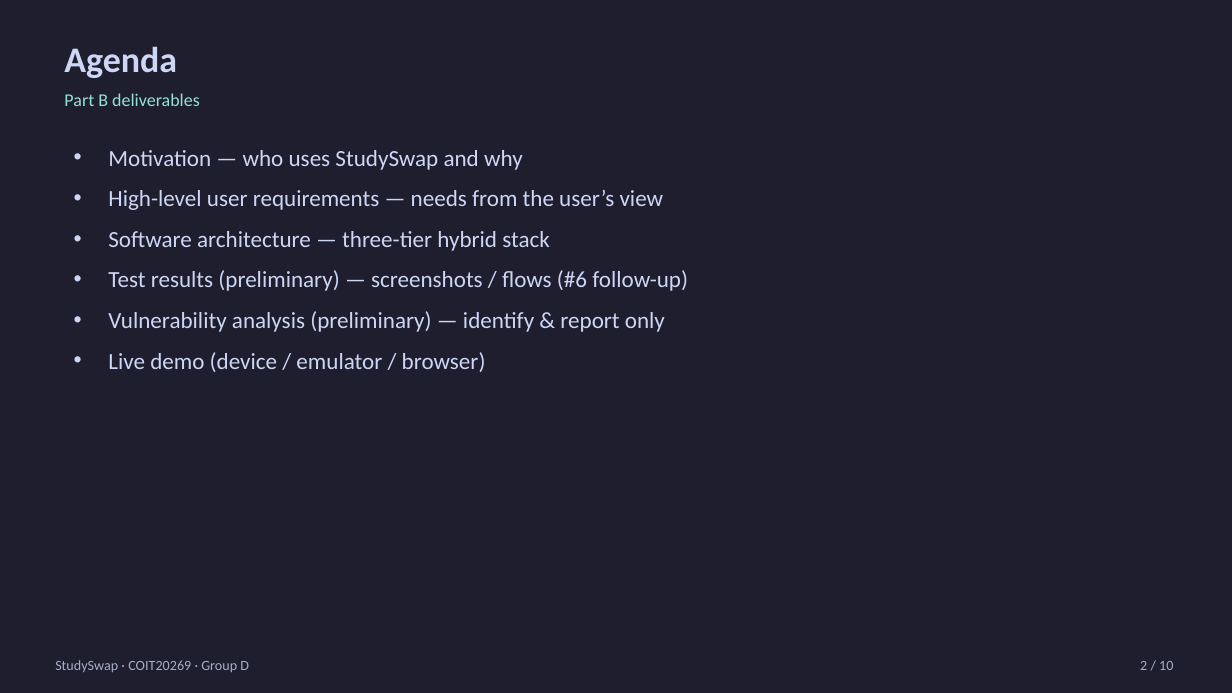
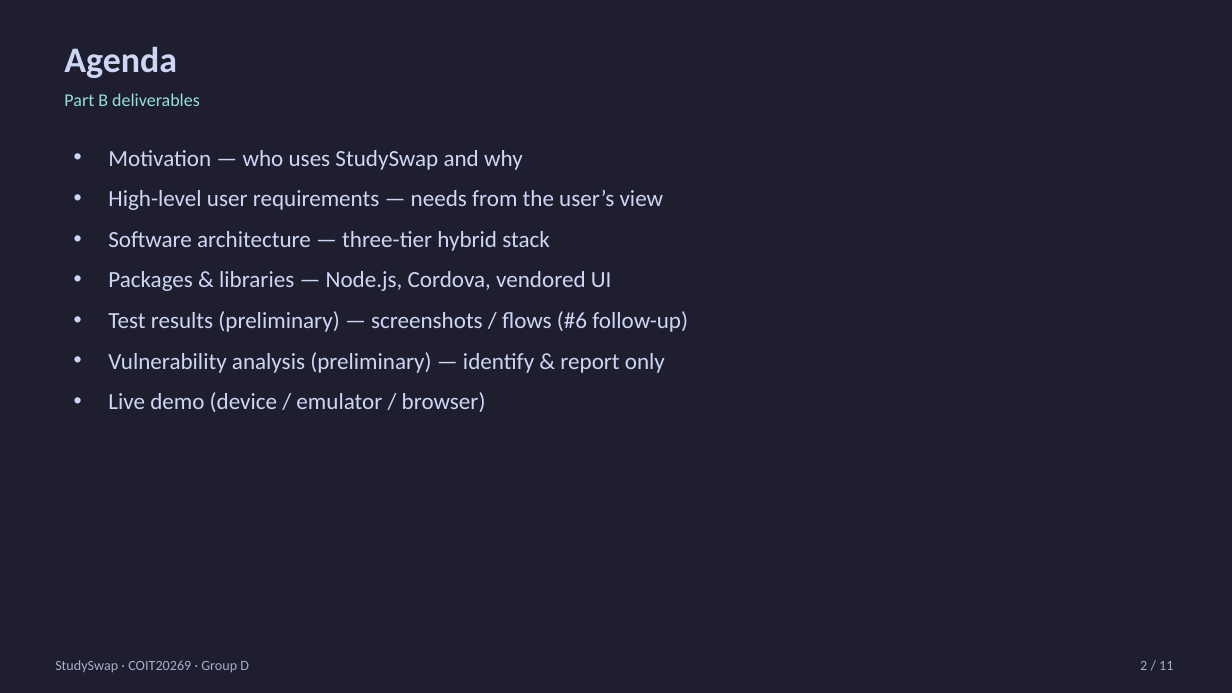
Before and after one commit to CQU-ANTHONY/coit20269-assessment-2, a slide deck: slide 2 of docs/slides/StudySwap-Week12-Presentation.pptx. Drawn at 1232x693 pixels with LibreOffice and Linux fonts; fonts in the diff are those of the drawing. Boxes give left, top, right and bottom in pixels: in the first picture for what was removed or moved away, otherwise in the second. Text is boxed around its words. In the diff, an @@ line names an element or a change of style, - is before the commit and + after.

```diff
--- a/docs/slides/StudySwap-Week12-Presentation.pptx
+++ b/docs/slides/StudySwap-Week12-Presentation.pptx
@@ text at [108,271,612,291]: paragraph added @@
+• Packages & libraries — Node.js, Cordova, vendored UI
@@ text at [1140,661,1173,670]: text changed @@
-2 / 10
+2 / 11
```
Also in this commit, not shown: 8 other slides changed, 1 slide added, 5 other files.
